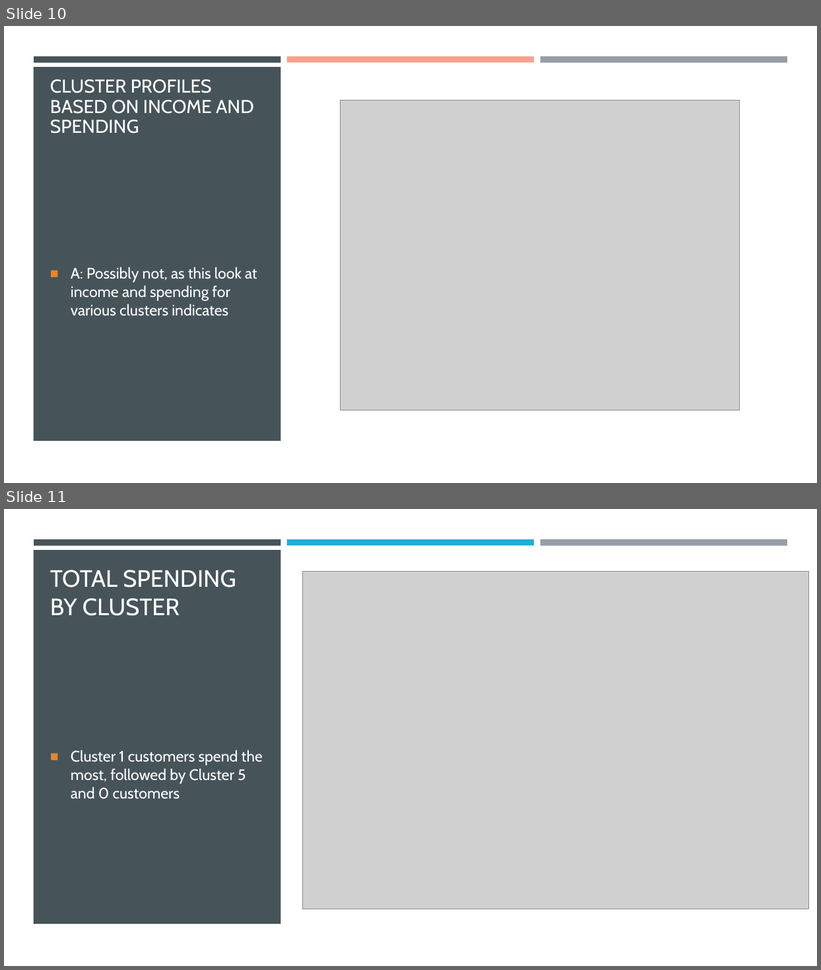
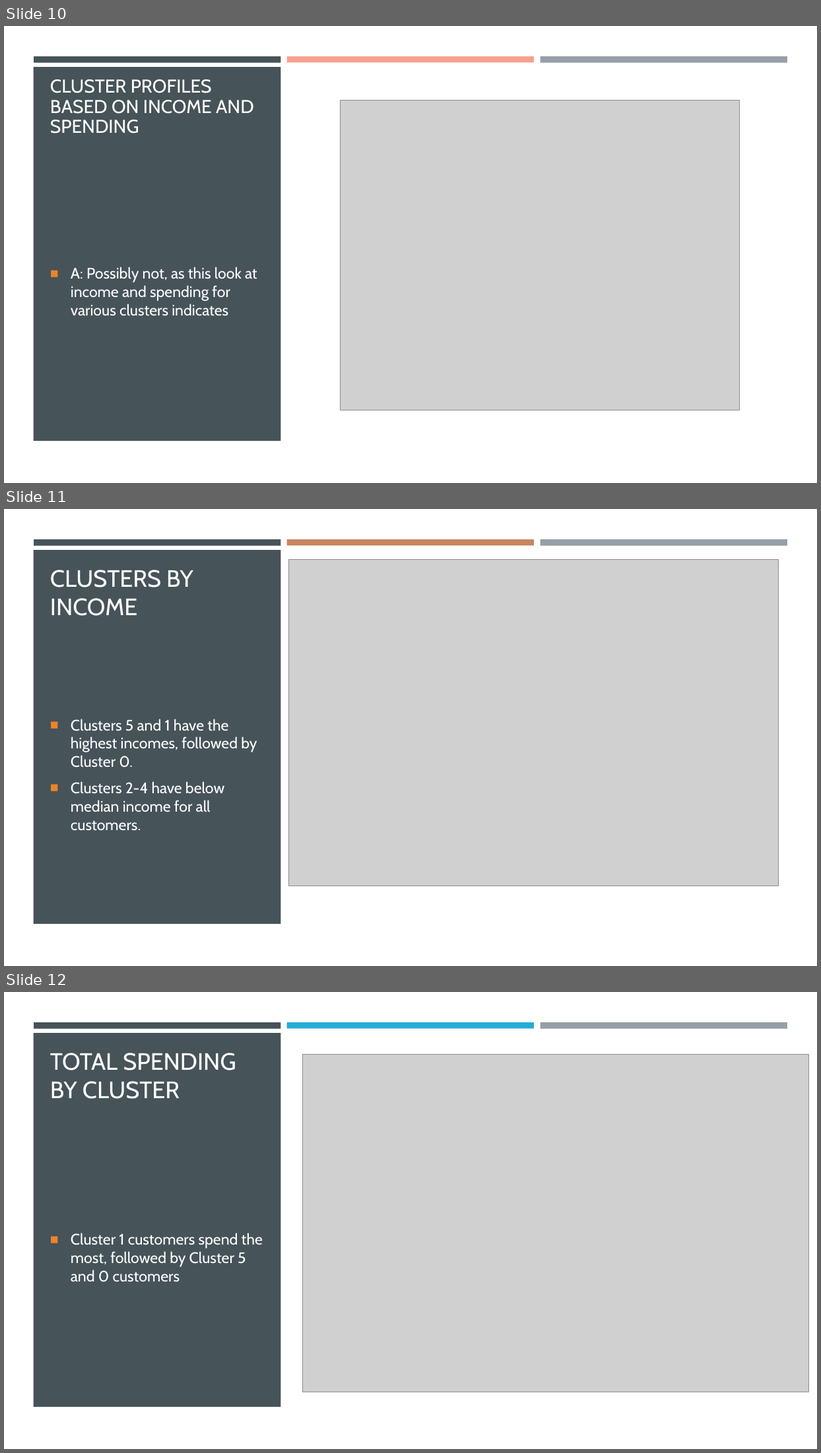
Before and after one commit to dapopov-st/store-customer-segmentation, a slide deck: Customer-Segmentation-Presentation.pptx. Shown one above the other, each under a label of ours: slides 10 and 11 before the commit, slides 10, 11 and 12 after it. The pictures are 821x970 and 821x1453 pixels, drawn with LibreOffice and Linux fonts; fonts in the diff are those of the drawing; grey boxes stand for pictures. Boxes give left, top, right and bottom in pixels: in the first picture for what was removed or moved away, otherwise in the second. Text is boxed around its words. In the diff, an @@ line names an element or a change of style, - is before the commit and + after.

```diff
--- a/Customer-Segmentation-Presentation.pptx
+++ b/Customer-Segmentation-Presentation.pptx
@@ slide 11 added at (4,509,817,966), background #FFFFFF; not listed: 3 template elements that a slide beside it also shows @@
@@ rectangle added at (287,539,534,545), fill #C88560 @@
@@ rectangle added at (4,550,817,966), fill #FFFFFF @@
@@ rectangle added at (33,550,281,924), fill #465359 @@
@@ picture added at (289,560,779,887) @@
@@ title added at (50,570,193,616), 28 pt, text #FFFFFF @@
+CLUSTERS BY INCOME
@@ text added at (71,719,257,831), 18 pt, text #FFFFFF @@
+■ Clusters 5 and 1 have the highest incomes, followed by Cluster 0.
+■ Clusters 2-4 have below median income for all customers.
@@ what was slide 11 is now slide 12 @@
```
Also in this commit, not shown: 19 other slides added, 10 slides removed, 2 other files.
